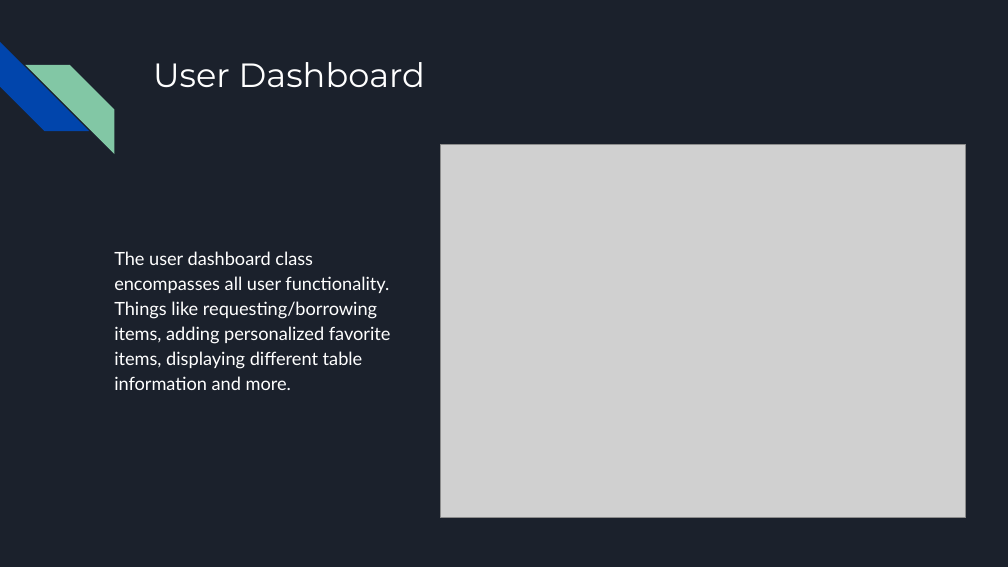
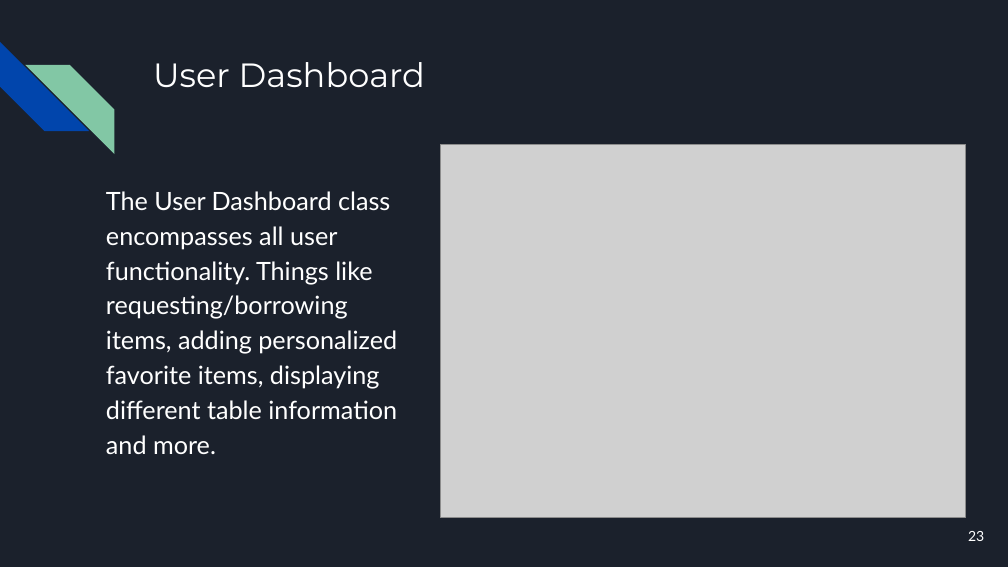
Before and after one commit to acompsec1/CSCI-2210-Java-Warehouse-Managment-System, a slide deck: slide 23 of The Knicks Java Final Project Presentation.pptx. Drawn at 1008x567 pixels with LibreOffice and Linux fonts; fonts in the diff are those of the drawing; grey boxes stand for pictures. Boxes give left, top, right and bottom in pixels: in the first picture for what was removed or moved away, otherwise in the second. Text is boxed around its words. In the diff, an @@ line names an element or a change of style, - is before the commit and + after.

```diff
--- a/The Knicks Java Final Project Presentation.pptx
+++ b/The Knicks Java Final Project Presentation.pptx
@@ text at bbox=[106, 191, 397, 454]: text changed; size 13 to 18 pt @@
-The user dashboard class encompasses all user functionality. Things like requesting/borrowing items, adding personalized favorite items, displaying different table information and more.
+The User Dashboard class encompasses all user functionality. Things like requesting/borrowing items, adding personalized favorite items, displaying different table information and more.
@@ page number added at bbox=[968, 531, 984, 541], 10 pt, text #FFFFFF @@
+23
```
Also in this commit, not shown: 29 other slides changed, 1 slide added, 1 slide removed, 1 other file.
